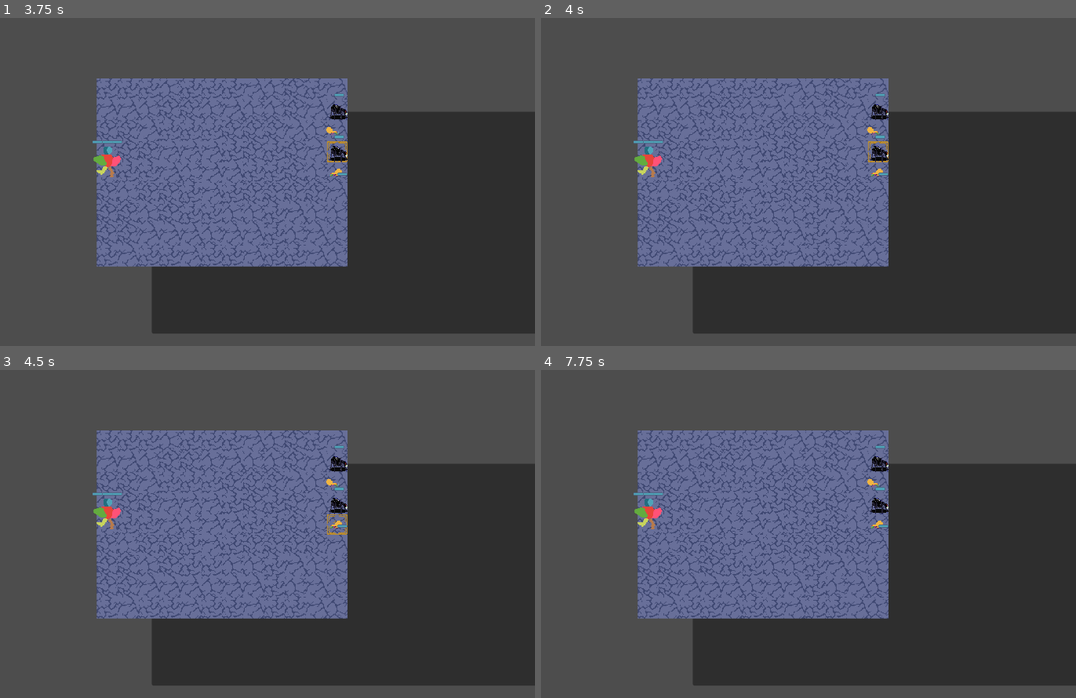
Above: before the commit, frames 1-4 (two rows, left to right).
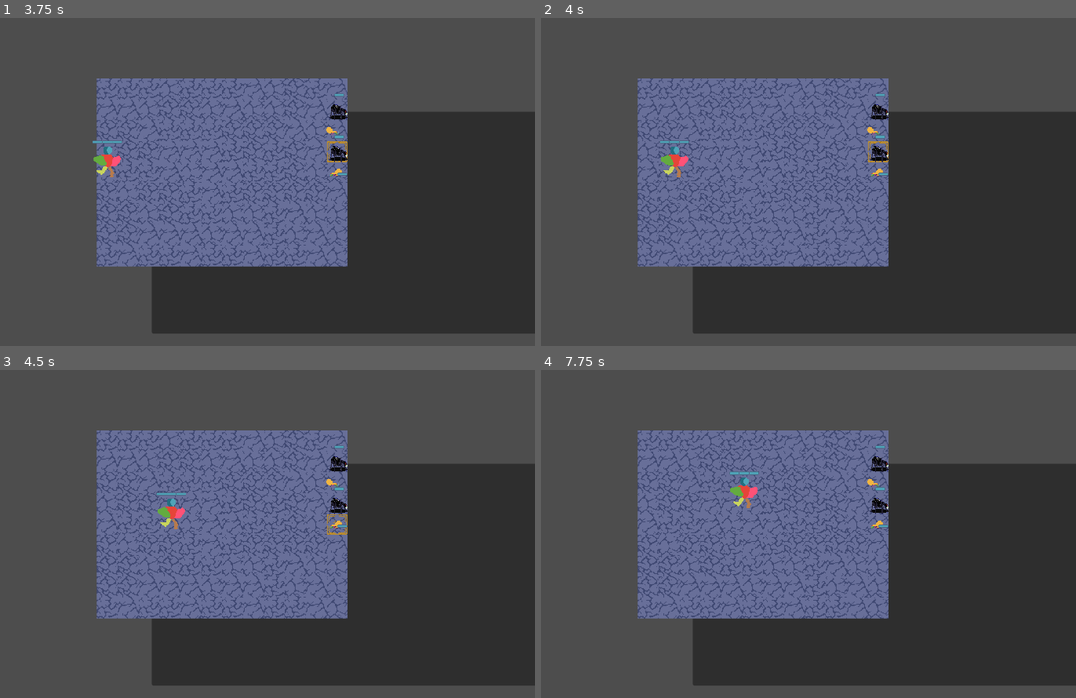
Above: after the commit, the same moments.

Repository: Naitais/battle-and-exploration-mode
Game: Godot game, scene res://scenes/main.tscn
Two runs of this game, one before a commit and one after it. Both use one fixed random seed, a clock stepped at 60 frames per second and the inputs below.
Inputs (mouse positions are in pixels of both pictures, inside the frame that each line leads up to):
- Up to frame 1 (3.75 s): tap Enter at 0.5 s; move the mouse to (219, 175) at 0.52 s; press the mouse at (219, 175) at 0.53 s; hold D (right) 0.53-1.28 s; move the mouse to (219, 175) at 1.27 s; release the mouse at (219, 175) at 1.28 s; hold S (down) 1.28-2.03 s; tap Space (finish_turn) at 1.35, 3.6 s; click (219, 175) at 1.55 s; move the mouse to (219, 155) at 2.02 s; press the mouse at (219, 155) at 2.03 s; hold D (right) 2.03-2.78 s; move the mouse to (337, 113) at 2.77 s; release the mouse at (337, 113) at 2.78 s; hold W (up) 2.78-3.53 s; click (337, 113) at 2.85 s; move the mouse to (337, 155) at 3.52 s; press the mouse at (337, 155) at 3.53 s; hold A (left) from 3.53 s (still down)
- Up to frame 2 (4 s): keep holding A (left)
- Up to frame 3 (4.5 s): keep holding A (left); move the mouse to (337, 524) at 4.27 s; release the mouse at (337, 524) at 4.28 s; click (337, 524) at 4.35 s
- Up to frame 4 (7.75 s): move the mouse to (792, 520) at 5.02 s; release A (left) at 5.03 s; press the mouse at (792, 520) at 5.03 s; hold S (down) 5.03-5.78 s; move the mouse to (669, 432) at 5.77 s; release the mouse at (669, 432) at 5.78 s; hold D (right) 5.78-6.53 s; tap Space (finish_turn) at 5.85 s; click (669, 432) at 6.05 s; move the mouse to (899, 504) at 6.52 s; press the mouse at (899, 504) at 6.53 s; hold W (up) 6.53-7.28 s; move the mouse to (637, 540) at 7.27 s; release the mouse at (637, 540) at 7.28 s; hold D (right) from 7.28 s (still down); click (637, 540) at 7.35 s

Frame 1 is identical in both runs. In frame 2, 0.5% of the frame differs, in the area x 17-28%, y 37-49%; in frame 3, 0.5%; in frame 4, 0.6%, in the area x 17-41%, y 30-49%.

Commit message:
click grid movement works

Diff:
--- a/scenes/player.tscn
+++ b/scenes/player.tscn
@@ -487,9 +487,10 @@
 animation_name = "take_damage"
 hitpoints_container = NodePath("../../hitpoints_container")
 
-[node name="PathfindState" type="Node" parent="StateMachine" index="4" node_paths=PackedStringArray("actor")]
+[node name="PathfindState" type="Node" parent="StateMachine" index="4" node_paths=PackedStringArray("actor", "animated_sprite")]
 script = ExtResource("11_8msbo")
 actor = NodePath("../..")
+animated_sprite = NodePath("../../AnimatedSprite2D")
 
 [node name="empty_hitpoints_container" parent="." index="8" node_paths=PackedStringArray("actor", "empty_hitpoints_container") instance=ExtResource("13_nkxty")]
 offset_left = -24.0
--- a/scripts/combat_mode_state.gd
+++ b/scripts/combat_mode_state.gd
@@ -12,29 +12,34 @@
 var entity_index: int = 0
 var start_round: bool = true
 
+#run only the first time, make it false when combat ends
+var entities_spawned: bool = false
+
 signal exploration_mode_active
 signal combat_mode_active
 
 func spawn_entities_in_combat_map():
-	game_world.player.position = game_world.combat_map.map_to_local(Vector2(0, 4))
+	if entities_spawned == false:
+		game_world.player.position = game_world.combat_map.map_to_local(Vector2(0, 4))
 
-	#reset i
-	i = 0
-	#get the mob_pack involved in combat IF there are mobs in the global array
-	if GlobalVar.mob_pack_involved_in_combat.instantiated_mobs.size()>0:
-		var mobs: Array = GlobalVar.mob_pack_involved_in_combat.instantiated_mobs
+		#reset i
+		i = 0
+		#get the mob_pack involved in combat IF there are mobs in the global array
+		if GlobalVar.mob_pack_involved_in_combat.instantiated_mobs.size()>0:
+			var mobs: Array = GlobalVar.mob_pack_involved_in_combat.instantiated_mobs
 
-		while i != mobs.size():
-			for mob in mobs:
-				var combat_mob = mob
+			while i != mobs.size():
+				for mob in mobs:
+					var combat_mob = mob
 
-				#if mob already has a parent, do not add it again
-				if combat_mob.get_parent() == null:
-					combat_mobs_container.add_child(combat_mob)
-				i += 1
-				#create logic which sets in a position not occupied randi() % 11
-				#for now it is just in order of i variable
-				combat_mob.position = game_world.combat_map.map_to_local(Vector2(11, i))
+					#if mob already has a parent, do not add it again
+					if combat_mob.get_parent() == null:
+						combat_mobs_container.add_child(combat_mob)
+					i += 1
+					#create logic which sets in a position not occupied randi() % 11
+					#for now it is just in order of i variable
+					combat_mob.position = game_world.combat_map.map_to_local(Vector2(11, i))
+	entities_spawned = true
 
 func compare_entities(a, b):
 	#sort by initiative stat
@@ -71,6 +76,7 @@
 	#con esto hago que este desactivado el fisics prouces
 	set_physics_process(false)
 
+
 func _enter_state() -> void:
 	#solo se activa cuando entro al state wander
 
--- a/scripts/pathfind_state.gd
+++ b/scripts/pathfind_state.gd
@@ -2,6 +2,8 @@
 extends State
 
 @export var actor: CharacterBody2D
+@export var animated_sprite: AnimatedSprite2D
+
 var astargrid = AStarGrid2D.new()
 var initial_pos: Vector2
 var final_pos: Vector2
@@ -9,6 +11,7 @@
 
 signal create_pathfind
 signal activar_prueba
+signal finished_movement
 
 func set_astargrid():
 	#PATHFINDING display players movement path
@@ -25,10 +28,9 @@
 func animate_grid_movement():
 	var tween_path = create_tween()
 	for point in path:
-		print(point)
 		#translate into coordinates
-		point = GlobalVar.combat_map.local_to_map(Vector2(point))
-		tween_path.tween_property(self, "position", point,0.30)
+		point = GlobalVar.combat_map.map_to_local(Vector2(point))
+		tween_path.tween_property(actor, "position", point,0.20)
 
 func move_player():
 	if Input.is_action_just_pressed("left_click"):
@@ -36,6 +38,9 @@
 		final_pos  = GlobalVar.combat_map.local_to_map(actor.get_global_mouse_position())
 		get_pathfinding(initial_pos, final_pos)
 		animate_grid_movement()
+
+func on_tween_path_finished():
+	print("finalizo moviemitno")
 
 func _ready():
 	#con esto hago que este desactivado el fisics prouces
@@ -51,5 +56,5 @@
 	set_physics_process(false)
 
 func _physics_process(_delta):
-	#get initial and final positions for pathfinding
-	move_player()
+	if actor.name == "player":
+		move_player()
